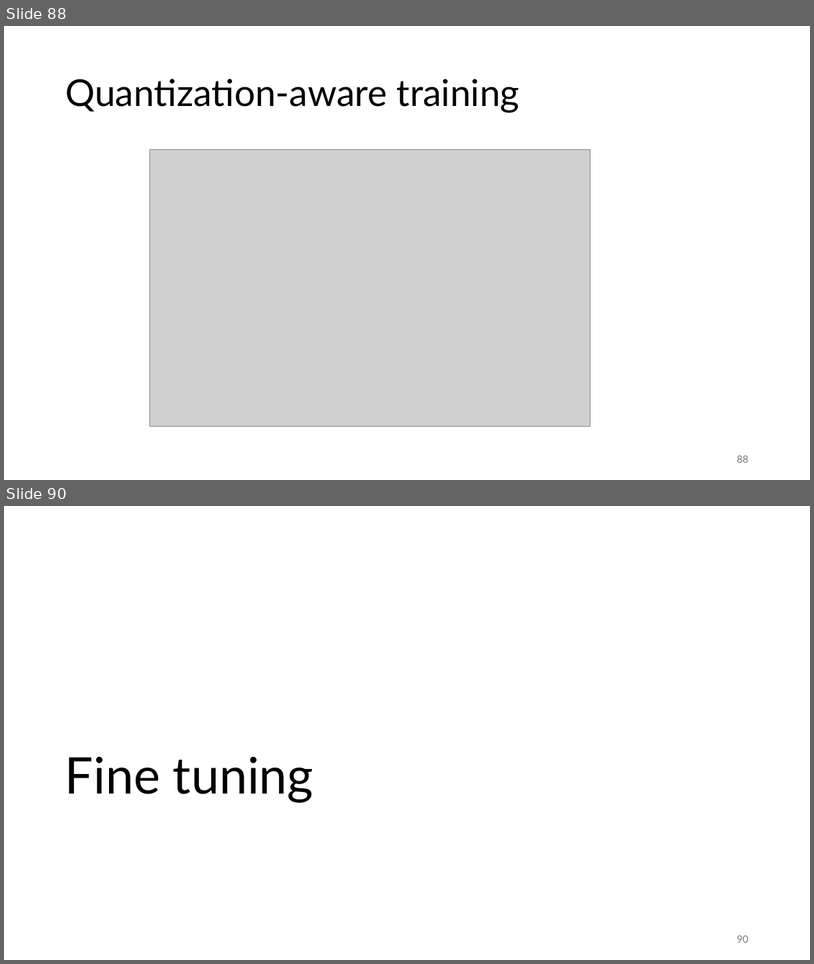
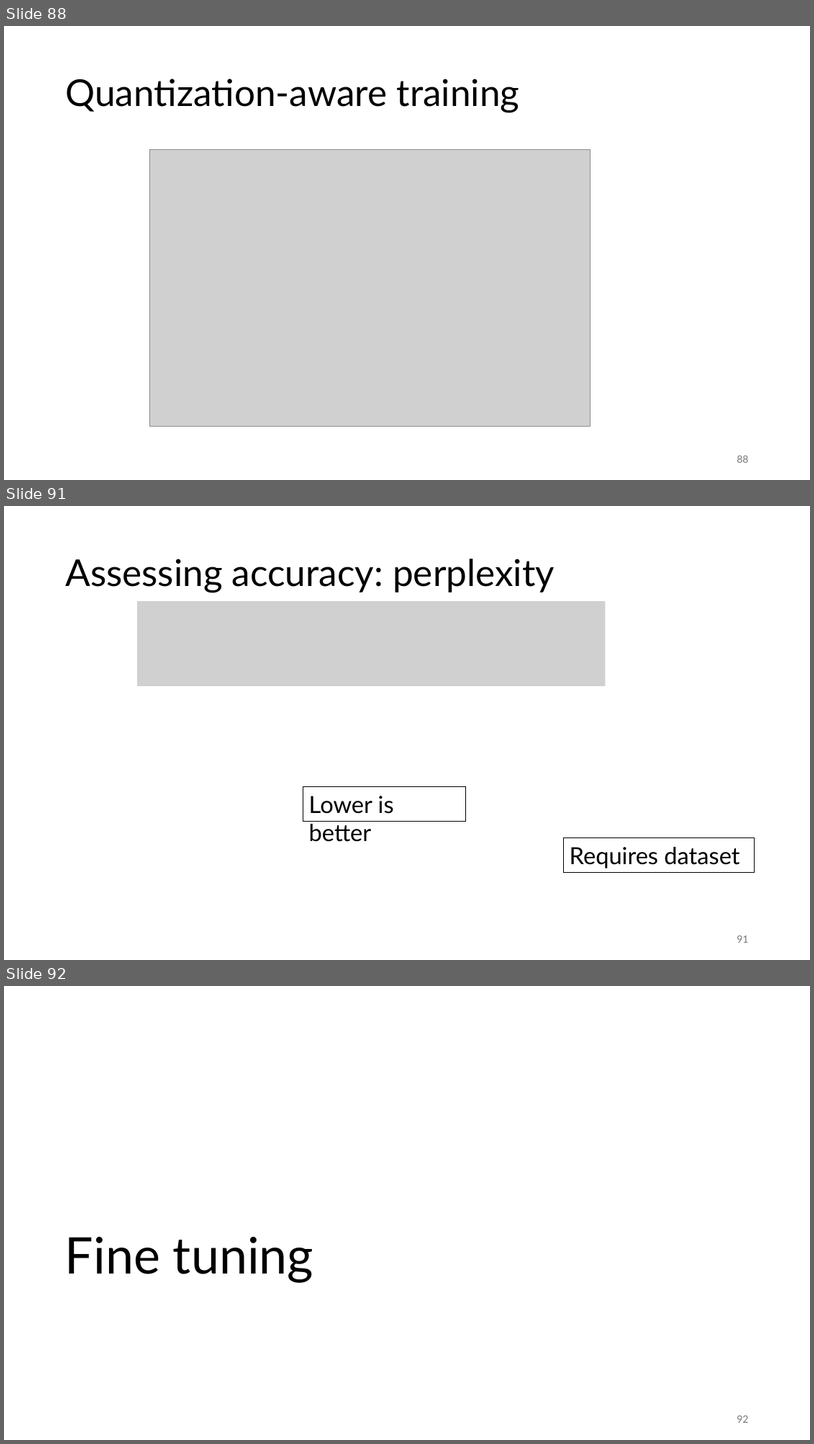
Before and after one commit to gjbex/Deploying-LLMs-locally, a slide deck: local_LLMs.pptx. Shown one above the other, each under a label of ours: slides 88 and 90 before the commit, slides 88, 91 and 92 after it; the slides between them are not shown. The pictures are 814x964 and 814x1444 pixels, drawn with LibreOffice and Linux fonts; fonts in the diff are those of the drawing; grey boxes stand for pictures. Boxes give left, top, right and bottom in pixels: in the first picture for what was removed or moved away, otherwise in the second. Text is boxed around its words. In the diff, an @@ line names an element or a change of style, - is before the commit and + after.

```diff
--- a/local_LLMs.pptx
+++ b/local_LLMs.pptx
@@ slide 91 added at (4,506,810,960), background #FFFFFF @@
@@ title added at (65,559,555,592), 44 pt, text #000000 @@
+Assessing accuracy: perplexity
@@ picture added at (137,601,605,686) @@
@@ rectangle added at (304,786,466,821), outline #000000 0.75 pt, 28 pt, text #000000 @@
+Lower is better
@@ rectangle added at (564,837,756,872), outline #000000 0.75 pt, 28 pt, text #000000 @@
+Requires dataset
@@ page number added at (737,935,748,942), 12 pt, text #797979 @@
+91
@@ what was slide 90 is now slide 92 @@
@@ page number at (737,1415,748,1422): text changed @@
-90
+92
```
Also in this commit, not shown: 2 slides changed, 3 other slides added.
